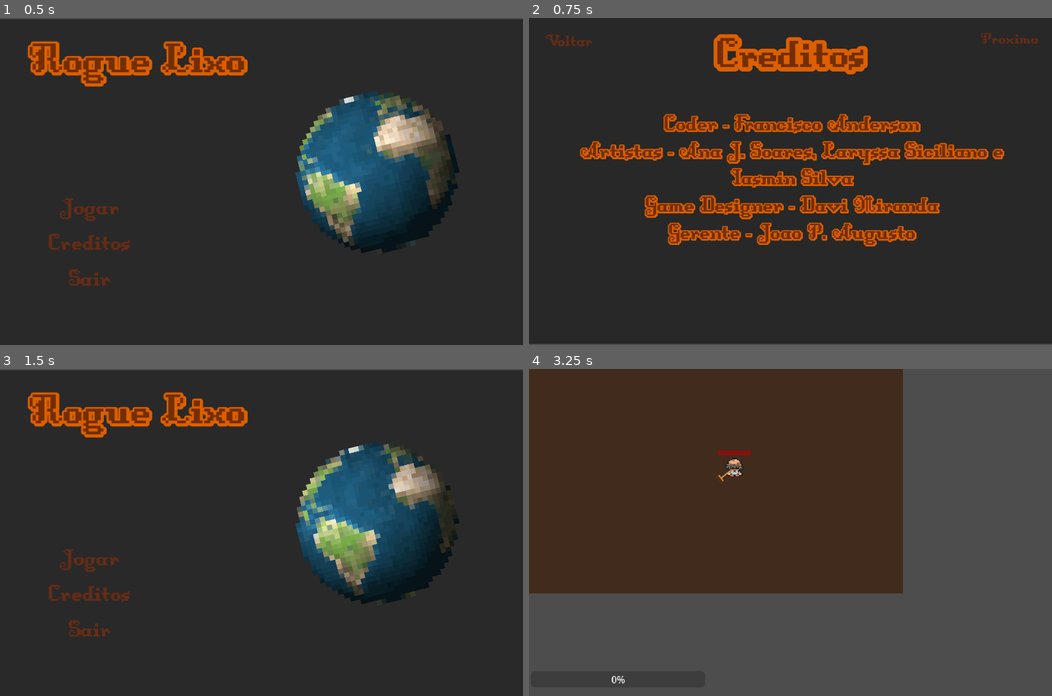
Above: before the commit, frames 1-4 (two rows, left to right).
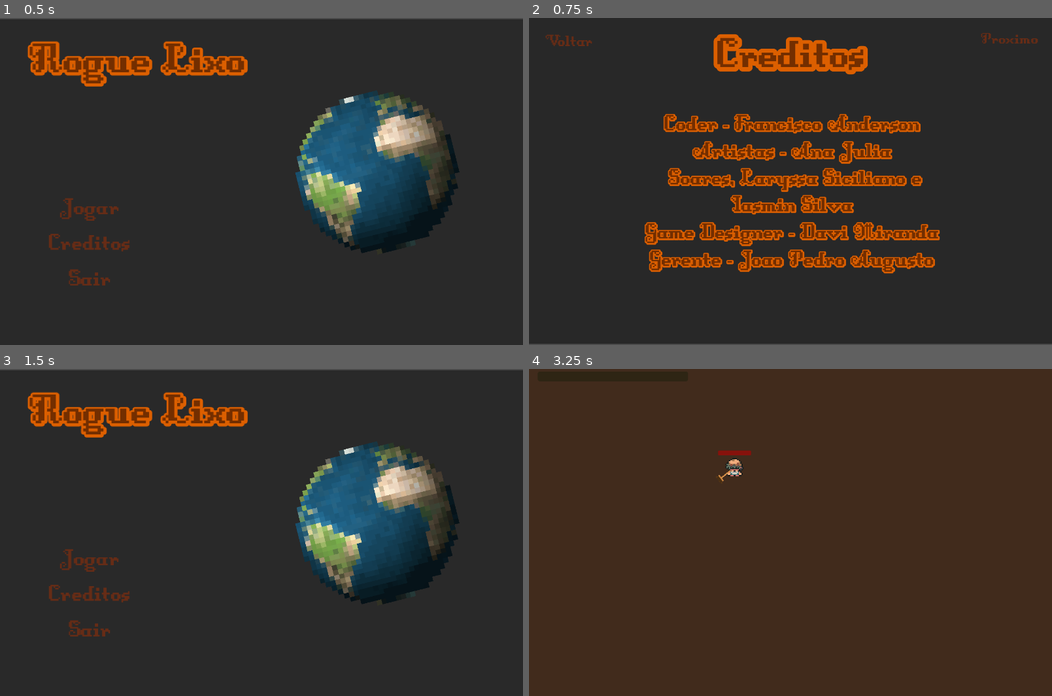
Above: after the commit, the same moments.

Repository: Franciscco018/RogueLixo
Game: Godot game, scene res://menu.tscn
Two runs of this game, one before a commit and one after it. Both use one fixed random seed, a clock stepped at 60 frames per second and the inputs below. The engine's default icon, where the game draws it, is replaced by a stand-in: a white triangle on a blue panel in a dark square.
Inputs:
- Up to frame 1 (0.5 s): no input
- Up to frame 2 (0.75 s): click "Creditos" at 0.5 s
- Up to frame 3 (1.5 s): click "Voltar" at 1.25 s
- Up to frame 4 (3.25 s): click "Jogar" at 2 s; click "Jogar" at 2.75 s

Frame 1 is identical in both runs. In frame 2, 10% of the frame differs, in the area x 9-91%, y 37-79%; in frame 3, 4.2%; in frame 4, 51%, in the area x 0-100%, y 0-100%.

Commit message:
amém 3
3

Diff:
--- a/Robson.gd
+++ b/Robson.gd
@@ -60,6 +60,7 @@
 
 	if $"../CanvasLayer/Xp".value == 50:
 		$"../CanvasLayer/Xp".value = 0
+
 	if vida == 0:
 		get_tree().change_scene_to_file("res://game_over.tscn")
 
@@ -77,11 +78,14 @@
 		$"../coleta".play()
 
 	if area.is_in_group("enemy"):
-		vida -= 1
+		area.queue_free()
+		$"../CanvasLayer/Xp".value +=1
+		vida -=1
+		print(vida)
 		$Vida.value -=1
 		$"../hit".play()
 		knock = true
-		var dir_enemy = area.get_parent().target_pos * 3000
+		var dir_enemy = area.get_parent().target_pos * 2000
 		velocity = dir_enemy
 		await(get_tree().create_timer(0.1).timeout)
 		knock = false
@@ -102,6 +106,7 @@
 
 
 func _on_menu_pressed():
+	get_tree().paused = false
 	get_tree().change_scene_to_file("res://menu.tscn")
 
 
--- a/Sprite2D.gd
+++ b/Sprite2D.gd
@@ -6,4 +6,5 @@
 	var ene = enemy.instantiate()
 	await(get_tree().create_timer(1).timeout)
 	queue_free()
+	ene.position = global_position
 	get_parent().get_parent().add_child(ene)
--- a/cenaP.tscn
+++ b/cenaP.tscn
@@ -227,20 +227,21 @@
 metadata/_edit_horizontal_guides_ = [1250.0, -9.0]
 
 [node name="ColorRect" type="ColorRect" parent="."]
-offset_right = 2061.0
-offset_bottom = 1237.0
+offset_right = 4413.0
+offset_bottom = 2541.0
 color = Color(0.25, 0.1495, 0.0825, 0.870588)
 
 [node name="CanvasLayer" type="CanvasLayer" parent="."]
 process_mode = 3
 
 [node name="Xp" type="ProgressBar" parent="CanvasLayer"]
-offset_left = 5.0
-offset_top = 832.0
-offset_right = 297.0
-offset_bottom = 859.0
-scale = Vector2(1.64245, 1.64245)
+modulate = Color(0.0352941, 0.945098, 0, 1)
+offset_left = 24.0
+offset_top = 7.0
+offset_right = 438.0
+offset_bottom = 34.0
 max_value = 50.0
+show_percentage = false
 
 [node name="Control" type="Control" parent="CanvasLayer"]
 layout_mode = 3
@@ -259,8 +260,8 @@
 anchor_right = 1.0
 anchor_bottom = 1.0
 offset_top = -17.0
-offset_right = -479.0
-offset_bottom = -176.0
+offset_right = -1.00159
+offset_bottom = 9.99969
 grow_horizontal = 2
 grow_vertical = 2
 scale = Vector2(1.00312, 1)
@@ -349,7 +350,6 @@
 [node name="ColArma" type="CollisionShape2D" parent="Robson/arma/AArma"]
 position = Vector2(-22.3077, 17.9843)
 shape = SubResource("RectangleShape2D_2oma7")
-disabled = true
 
 [node name="AnimationPlayer" type="AnimationPlayer" parent="Robson/arma"]
 libraries = {
@@ -394,5 +394,4 @@
 [connection signal="mouse_entered" from="CanvasLayer/Control/ColorRect/VBoxContainer/Menu" to="Robson" method="_on_menu_mouse_entered"]
 [connection signal="pressed" from="CanvasLayer/Control/ColorRect/VBoxContainer/Menu" to="Robson" method="_on_menu_pressed"]
 [connection signal="area_entered" from="Robson/AreaRobson" to="Robson" method="_on_area_robson_area_entered"]
-[connection signal="body_shape_entered" from="Robson/AreaRobson" to="Robson" method="_on_area_robson_body_shape_entered"]
 [connection signal="area_entered" from="Robson/arma/AArma" to="Robson" method="_on_a_arma_area_entered"]
--- a/creditos.tscn
+++ b/creditos.tscn
@@ -103,7 +103,8 @@
 theme_override_constants/shadow_outline_size = 15
 theme_override_fonts/font = ExtResource("2_s1ewk")
 theme_override_font_sizes/font_size = 70
-text = "Artistas - Ana J. Soares, Laryssa Siciliano e
+text = "Artistas - Ana Julia
+ Soares, Laryssa Siciliano e
 Iasmin Silva
 "
 horizontal_alignment = 1
@@ -130,7 +131,7 @@
 theme_override_constants/shadow_outline_size = 15
 theme_override_fonts/font = ExtResource("2_s1ewk")
 theme_override_font_sizes/font_size = 70
-text = "Gerente - Joao P. Augusto
+text = "Gerente - Joao Pedro Augusto
 "
 horizontal_alignment = 1
 vertical_alignment = 1
--- a/enemy.tscn
+++ b/enemy.tscn
@@ -4,7 +4,7 @@
 [ext_resource type="Texture2D" uid="uid://bdpmju7r8cp22" path="res://icon.svg" id="2_n4svw"]
 
 [sub_resource type="RectangleShape2D" id="RectangleShape2D_odjev"]
-size = Vector2(116, 110)
+size = Vector2(134, 135)
 
 [node name="enemy" type="CharacterBody2D"]
 script = ExtResource("1_mj8n6")
@@ -15,5 +15,5 @@
 texture = ExtResource("2_n4svw")
 
 [node name="CollisionShape2D" type="CollisionShape2D" parent="Area2D"]
-position = Vector2(-1, -4)
+position = Vector2(0, 0.5)
 shape = SubResource("RectangleShape2D_odjev")
--- a/game_over.tscn
+++ b/game_over.tscn
@@ -94,23 +94,24 @@
 script = ExtResource("1_j7iof")
 
 [node name="AnimationPlayer" type="AnimationPlayer" parent="."]
+autoplay = "anim"
 libraries = {
 "": SubResource("AnimationLibrary_tg0fj")
 }
-autoplay = "anim"
 
 [node name="ColorRect" type="ColorRect" parent="AnimationPlayer"]
 self_modulate = Color(0.733333, 0, 0, 0.886275)
-offset_right = 1158.0
-offset_bottom = 658.0
+offset_right = 1434.0
+offset_bottom = 897.0
 color = Color(0.6, 0, 0, 0.560784)
 
 [node name="GameOver" type="Label" parent="AnimationPlayer/ColorRect"]
 self_modulate = Color(0.733333, 0, 0, 1)
 layout_mode = 0
-offset_top = 122.0
-offset_right = 1154.0
-offset_bottom = 272.0
+offset_top = 47.0
+offset_right = 872.0
+offset_bottom = 223.0
+scale = Vector2(1.64, 1.64)
 theme_override_colors/font_color = Color(0.733002, 1.64848e-06, 3.85046e-07, 1)
 theme_override_colors/font_shadow_color = Color(0.255014, 0, 0.00760672, 0.901961)
 theme_override_constants/shadow_outline_size = 25
@@ -119,15 +120,16 @@
 text = "Game Over"
 horizontal_alignment = 1
 
-[node name="HFlowContainer" type="HFlowContainer" parent="AnimationPlayer/ColorRect"]
+[node name="HBoxContainer" type="HBoxContainer" parent="AnimationPlayer/ColorRect"]
 layout_mode = 0
-offset_left = 3.0
-offset_top = 442.0
-offset_right = 1152.0
-offset_bottom = 492.0
+offset_left = 4.0
+offset_top = 417.0
+offset_right = 554.0
+offset_bottom = 501.0
+scale = Vector2(2.6, 2.6)
 alignment = 1
 
-[node name="Jogar" type="Button" parent="AnimationPlayer/ColorRect/HFlowContainer"]
+[node name="Jogar" type="Button" parent="AnimationPlayer/ColorRect/HBoxContainer"]
 clip_contents = true
 layout_mode = 2
 theme_override_colors/font_color = Color(0.733333, 0, 0, 1)
@@ -158,6 +160,6 @@
 stream = ExtResource("3_awhuq")
 volume_db = -23.0
 
-[connection signal="mouse_entered" from="AnimationPlayer/ColorRect/HFlowContainer/Jogar" to="." method="_on_jogar_mouse_entered"]
-[connection signal="pressed" from="AnimationPlayer/ColorRect/HFlowContainer/Jogar" to="." method="_on_jogar_pressed"]
+[connection signal="mouse_entered" from="AnimationPlayer/ColorRect/HBoxContainer/Jogar" to="." method="_on_jogar_mouse_entered"]
+[connection signal="pressed" from="AnimationPlayer/ColorRect/HBoxContainer/Jogar" to="." method="_on_jogar_pressed"]
 [connection signal="animation_finished" from="transition" to="." method="_on_transition_animation_finished"]
--- a/menu.tscn
+++ b/menu.tscn
@@ -296,8 +296,6 @@
 grow_horizontal = 2
 grow_vertical = 2
 script = ExtResource("1_p4y0p")
-metadata/_edit_vertical_guides_ = [1146.0]
-metadata/_edit_horizontal_guides_ = [649.0]
 
 [node name="TextureRect" type="TextureRect" parent="."]
 custom_minimum_size = Vector2(13.825, 0)
@@ -379,7 +377,7 @@
 scale = Vector2(1.756, 1.756)
 sprite_frames = SubResource("SpriteFrames_pi71x")
 autoplay = "default"
-frame_progress = 0.634503
+frame_progress = 0.79808
 
 [node name="transition" type="AnimationPlayer" parent="."]
 libraries = {
@@ -398,11 +396,13 @@
 
 [node name="menu1" type="AudioStreamPlayer" parent="."]
 stream = ExtResource("3_08duu")
-volume_db = -10.612
+volume_db = 2.811
 
 [node name="music_menu" type="AudioStreamPlayer" parent="."]
 stream = ExtResource("5_e55xy")
+volume_db = 1.513
 autoplay = true
+stream_paused = true
 
 [connection signal="mouse_entered" from="TextureRect/ColorRect/VBoxContainer/Jogar" to="." method="_on_jogar_mouse_entered"]
 [connection signal="pressed" from="TextureRect/ColorRect/VBoxContainer/Jogar" to="." method="_on_jogar_pressed"]
--- a/project.godot
+++ b/project.godot
@@ -12,7 +12,7 @@
 
 config/name="Rogue Lixo"
 run/main_scene="res://menu.tscn"
-config/features=PackedStringArray("4.2", "GL Compatibility")
+config/features=PackedStringArray("4.0", "GL Compatibility")
 config/icon="res://icon.svg"
 
 [display]
@@ -46,7 +46,7 @@
 }
 attack={
 "deadzone": 0.5,
-"events": [Object(InputEventMouseButton,"resource_local_to_s …(205 unchanged characters)… r2(0, 0),"factor":1.0,"button_index":1,"canceled":false,"pressed":false,"double_click":false,"script":null)
+"events": [Object(InputEventMouseButton,"resource_local_to_s …(205 unchanged characters)… r2(0, 0),"factor":1.0,"button_index":1,"pressed":false,"double_click":false,"script":null)
 ]
 }
 esc={
@@ -57,6 +57,6 @@
 
 [rendering]
 
-textures/canvas_textures/default_texture_filter=0
 renderer/rendering_method="gl_compatibility"
 renderer/rendering_method.mobile="gl_compatibility"
+textures/canvas_textures/default_texture_filter=0
